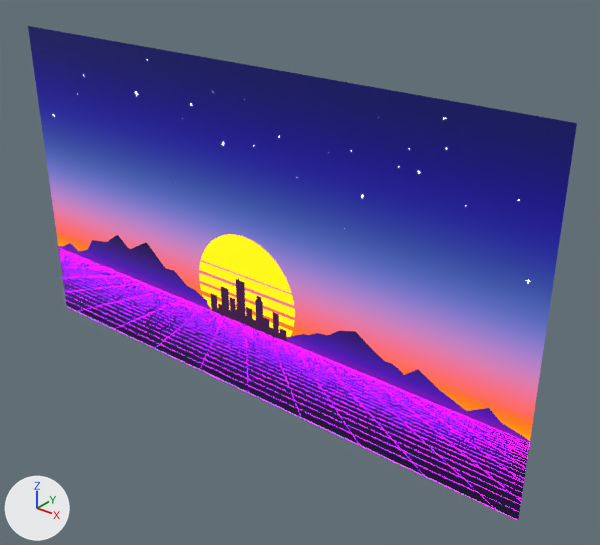
An edit to the Blender file public/assets/sunset.blend, drawn before and after from the same camera.
Before and after are seen from a 50 mm lens placed at (7.08, -7.62, 4.58), pointed at (0.71, 0.35, -0.36). Arrows for +X, +Y and +Z are at lower left; the lights stay in place.

Objects in the first picture: 'image'.
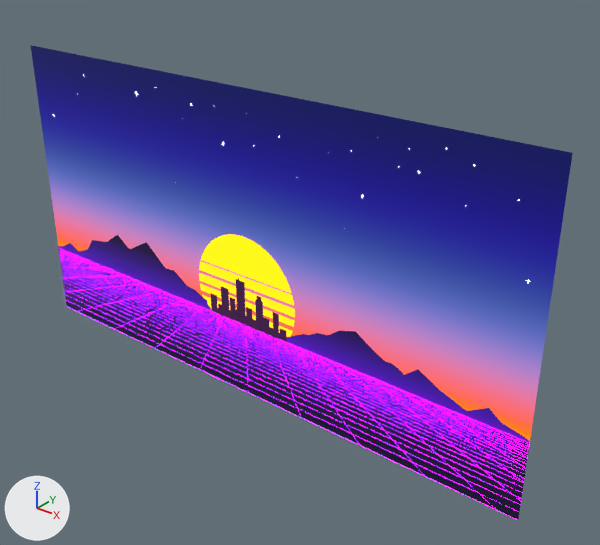
The newer file is also turned or shifted as a whole; pictures and numbers use the older file's frame.

The change, as a list of edits to the scene's bpy script:
```text
Change me_image:
    where me_image.from_pydata(...)  # 1758 vertices, 704 faces; spans x -4.32..4.33, y -2.42..2.43, z 0.0
    used by ob_image; location = (0.0, 0.0, 0.0); rotation_euler = (1.571, 0.0, 0.0), in degrees (90, 0, 0)
    me_image part 1: all 2 vertices in x -4.32..4.33, y 2.42..2.43, z 0.0 are moved by (0.0, -0.29, 0.0)
    me_image part 2: all 13 vertices in x -0.46..0.11, y 1.98..2.02, z 0.0 are moved by (0.01, -0.18, 0.0)
    me_image part 3: all 8 vertices in x -1.68..-1.64, y 2.23..2.27, z 0.0 are moved by (0.13, -0.36, 0.0)
```

Changed parts and their boxes (x1, y1, x2, y2) in the pictures (600 x 545 px; the box of a moved part takes in the faces that stretch with it):
'image', reshaped: before (28, 26, 577, 520); after (31, 45, 573, 520)
part 1 of me_image, moved or reshaped: before (28, 26, 577, 441); after (31, 45, 573, 441)
part 2 of me_image, moved or reshaped: before (191, 92, 213, 105); after (191, 102, 214, 108)
part 3 of me_image, moved or reshaped: before (136, 60, 147, 94); after (136, 87, 156, 94)
